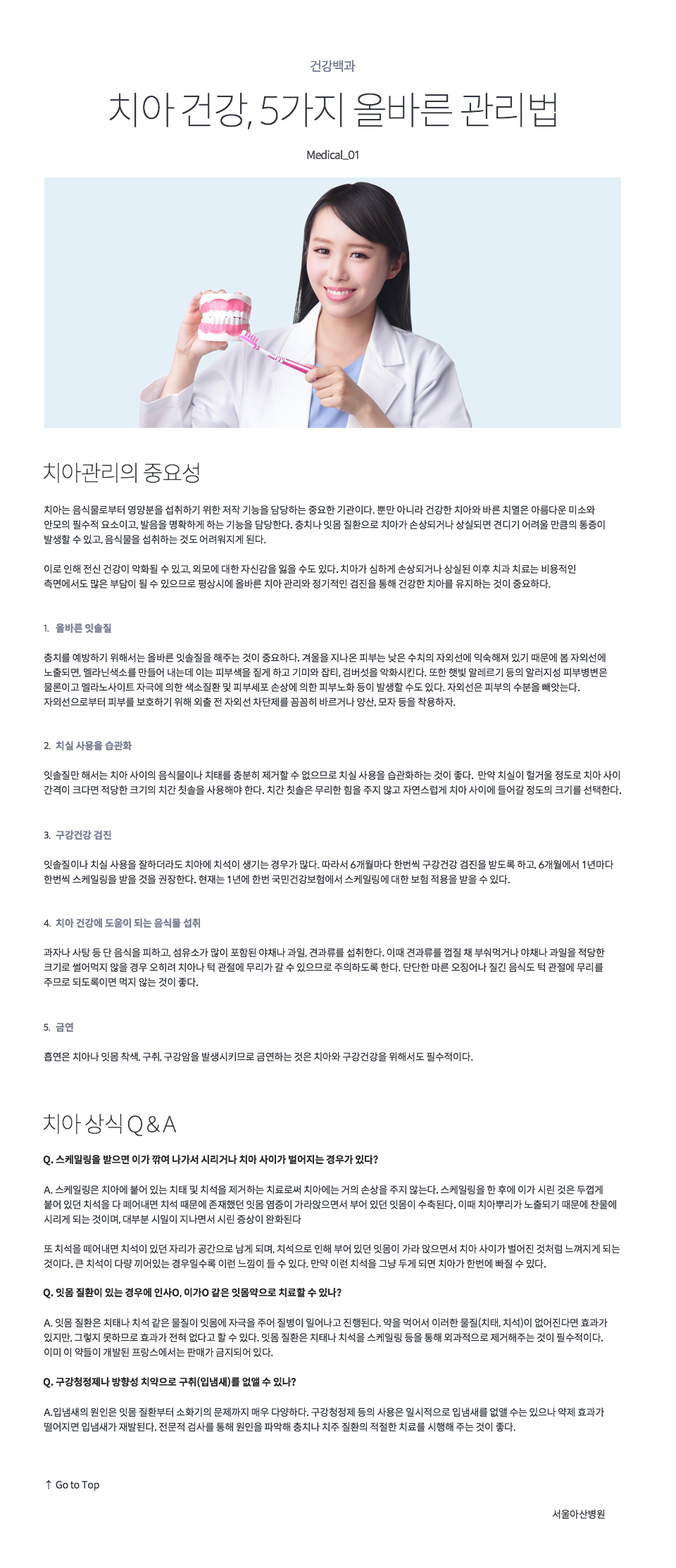
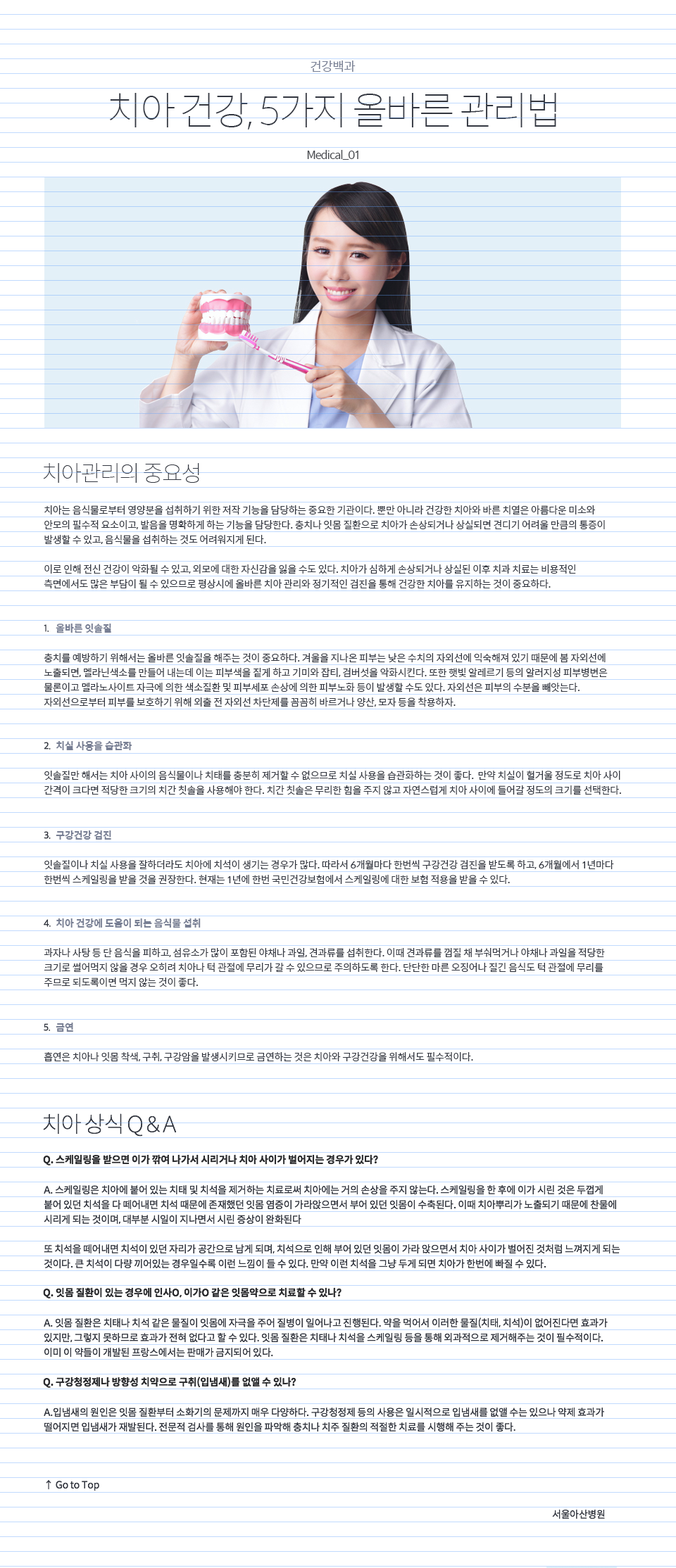
Two versions of the same layered image (676x1568). Layer-by-layer changes:
showed group "GRID" (1 layers) over [0, 14, 676, 1567]
painted on "H1 치아 건강, 5가지 올바른 관리법" over [109, 92, 556, 130]
painted on "H5 건강백과" over [310, 59, 356, 73]
painted on "H6 Medical_01" over [306, 149, 359, 160]
painted on "H3 치아관리의 중요성" over [42, 462, 200, 484]
painted on "치아는..." over [43, 505, 605, 590]
painted on "P 반가운 얼굴도 등장한다. \u003c닥터 스트레인지\u003e를 기다리는 셜록 팬들을 또 한 번 환호하게 했을 마" (1st of 5, in "container" › "main" › "section Important" › "OL / LI" › "list item") over [43, 1051, 473, 1062]
painted on "P 반가운 얼굴도 등장한다. \u003c닥터 스트레인지\u003e를 기다리는 셜록 팬들을 또 한 번 환호하게 했을 마" (2nd of 5, in "container" › "main" › "section Important" › "OL / LI" › "list item") over [43, 947, 605, 988]
painted on "순차 목록" (2nd of 5, in "container" › "main" › "section Important" › "OL / LI" › "list item") over [55, 917, 201, 929]
painted on "P 반가운 얼굴도 등장한다. \u003c닥터 스트레인지\u003e를 기다리는 셜록 팬들을 또 한 번 환호하게 했을 마" (3rd of 5, in "container" › "main" › "section Important" › "OL / LI" › "list item") over [43, 860, 614, 885]
painted on "순차 목록" (3rd of 5, in "container" › "main" › "section Important" › "OL / LI" › "list item") over [55, 829, 112, 841]
painted on "P 반가운 얼굴도 등장한다. \u003c닥터 스트레인지\u003e를 기다리는 셜록 팬들을 또 한 번 환호하게 했을 마" (4th of 5, in "container" › "main" › "section Important" › "OL / LI" › "list item") over [43, 770, 622, 796]
painted on "순차 목록" (4th of 5, in "container" › "main" › "section Important" › "OL / LI" › "list item") over [55, 740, 132, 751]
painted on "P 반가운 얼굴도 등장한다. \u003c닥터 스트레인지\u003e를 기다리는 셜록 팬들을 또 한 번 환호하게 했을 마" (5th of 5, in "container" › "main" › "section Important" › "OL / LI" › "list item") over [43, 653, 608, 708]
painted on "순차 목록" (5th of 5, in "container" › "main" › "section Important" › "OL / LI" › "list item") over [55, 622, 112, 634]
…and 4 more changes (1 added, 1 painted, 1 stack, 1 visibility)
